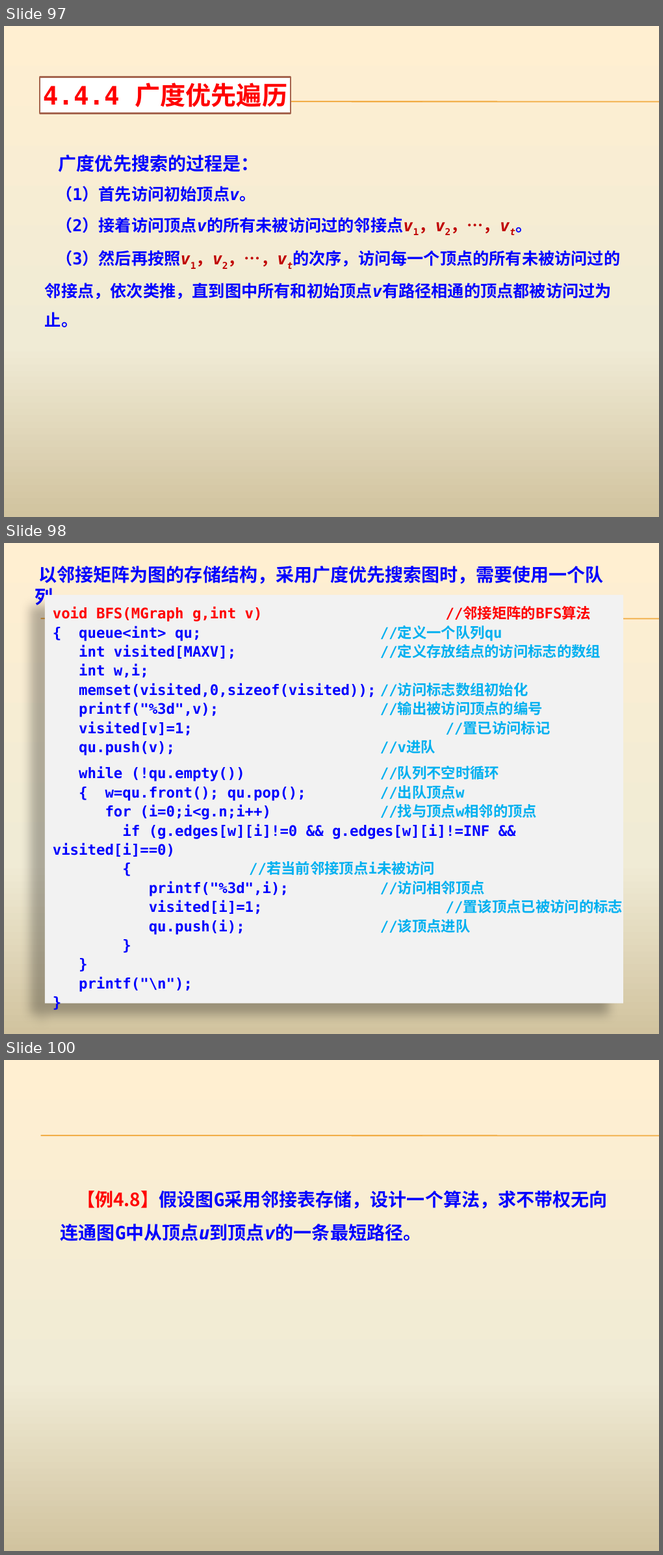
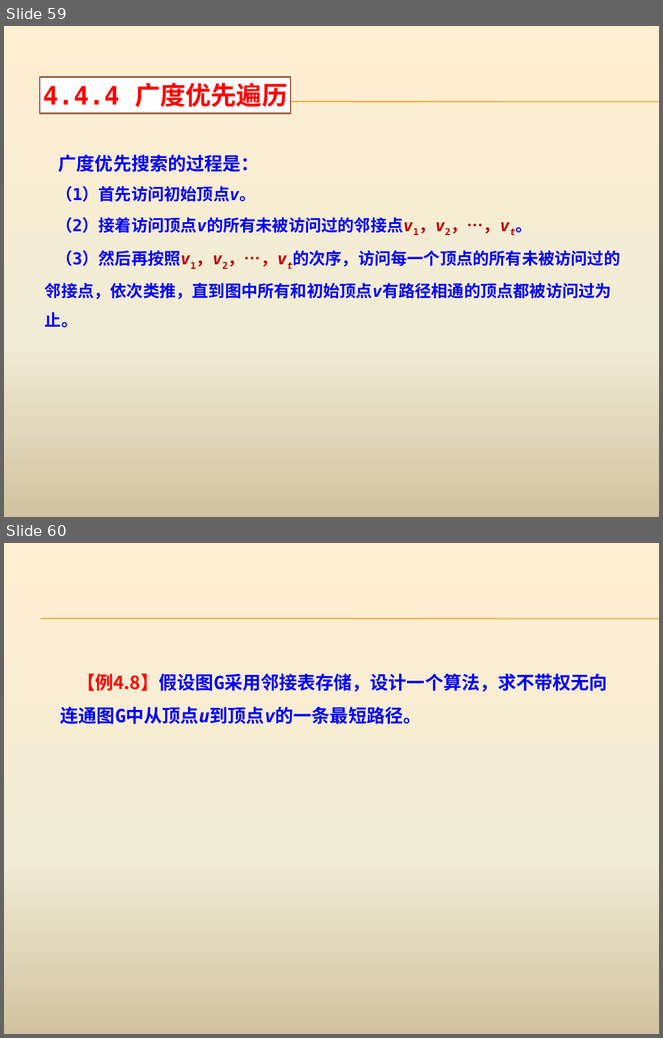
Before and after one commit to AllenW1116/Cpp-algorithm, a slide deck: 课程ppt/第4章 蛮力法.pptx. Shown one above the other, each under a label of ours: slides 97, 98 and 100 before the commit, slides 59 and 60 after it; the slides between them are not shown. The pictures are 663x1555 and 663x1038 pixels, drawn with LibreOffice and Linux fonts; fonts in the diff are those of the drawing. Boxes give left, top, right and bottom in pixels: in the first picture for what was removed or moved away, otherwise in the second. Text is boxed around its words. In the diff, an @@ line names an element or a change of style, - is before the commit and + after.

```diff
--- a/课程ppt/第4章 蛮力法.pptx
+++ b/课程ppt/第4章 蛮力法.pptx
@@ slide 98 removed at (4, 543, 659, 1034), background gradient #FFEFD1 to #F0EBD5 to #D1C39F; not listed: 2 template elements that a slide beside it also shows @@
@@ text removed at (39, 566, 604, 584) @@
-以邻接矩阵为图的存储结构，采用广度优先搜索图时，需要使用一个队列。
@@ rectangle removed at (44, 595, 623, 1004) @@
-void BFS(MGraph g,int v) //邻接矩阵的BFS算法
-{ queue<int> qu; //定义一个队列qu
-int visited[MAXV]; //定义存放结点的访问标志的数组
-int w,i;
-memset(visited,0,sizeof(visited)); //访问标志数组初始化
-printf("%3d",v); //输出被访问顶点的编号
-visited[v]=1; //置已访问标记
-qu.push(v); //v进队
-while (!qu.empty()) //队列不空时循环
-{ w=qu.front(); qu.pop(); //出队顶点w
-for (i=0;i<g.n;i++) //找与顶点w相邻的顶点
-if (g.edges[w][i]!=0 && g.edges[w][i]!=INF && visited[i]==0)
-{ //若当前邻接顶点i未被访问
-printf("%3d",i); //访问相邻顶点
-visited[i]=1; //置该顶点已被访问的标志
-qu.push(i); //该顶点进队
-}
-}
-printf("\n");
-}
@@ what was slide 97 is now slide 59 @@
@@ what was slide 100 is now slide 60 @@
```
Also in this commit, not shown: 1 slide changed, 43 other slides removed, 40 other files.
